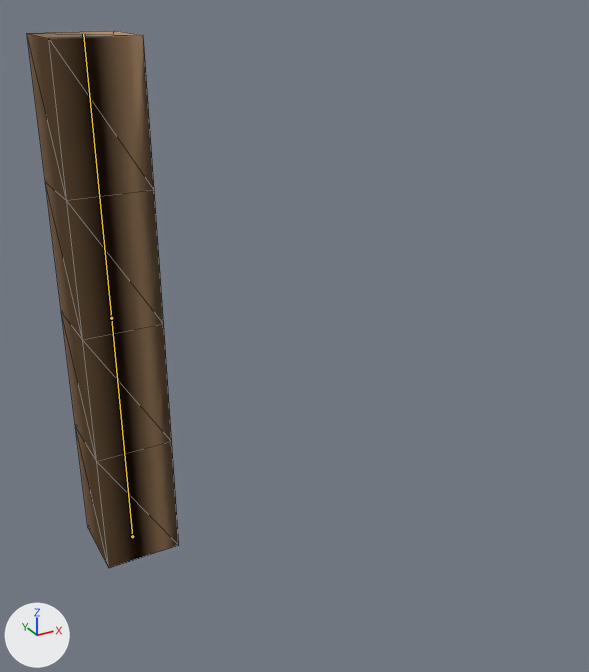
An edit to the glTF model samples/assets/assets/arm.glb, drawn before and after from the same camera.
Both versions are drawn from a 50 mm lens placed at (-0.76, -2.81, 2.17), pointed at (0.51, -0.5, 1.01). Lighting does not change. The marker at lower left points along +X, +Y and +Z. The older version comes first. The bones that bend it are drawn over the model as lines. Mesh edges are drawn as thin lines.

In view in the first picture: 'arm.001'.
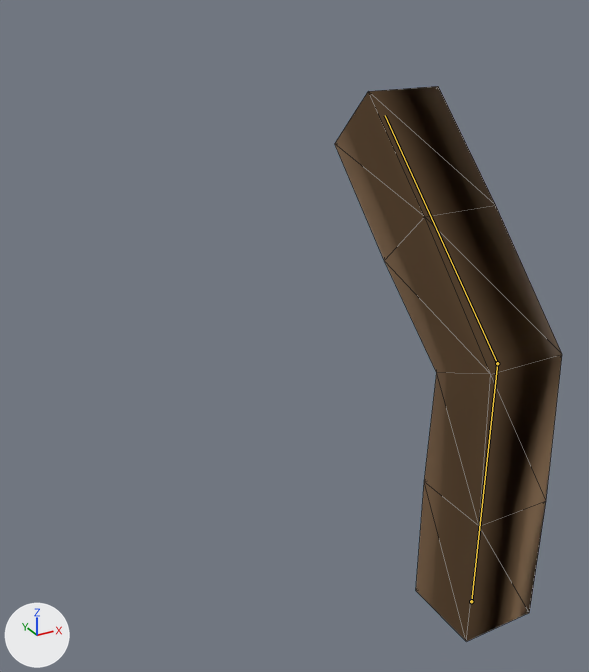
The newer file adds an action. The first version stands in its rest pose; the second is drawn at frame 24 of the action 'turn'.

What differs and where, as boxes (x1, y1, x2, y2) in the pictures (589 x 672 px):
```json
{"object": "arm.001", "change": "posed", "before": [27, 31, 179, 568], "after": [335, 86, 562, 641], "on screen": "49% wider"}
{"bone": "root", "before": "(132, 536) to (111, 318)", "after": "(471, 601) to (497, 363)"}
{"bone": "tip", "before": "(111, 318) to (83, 34)", "after": "(497, 363) to (385, 115)"}
```

Scene script edits in JSON lines:
```json
{"block": "bone_root", "where": "bone_root = bpy.data.objects['arm'].pose.bones['root']"}
{"op": "set", "path": "bone_root.location", "old": "(0.0, 0.0, 0.0)", "new": "(1.0, 0.0, 1.0)"}
{"op": "set", "path": "bone_root.rotation_quaternion", "old": "(1.0, 0.0, 0.0, 0.0)", "new": "(0.707, 0.0, 0.707, 0.0)", "note": "degrees (0, 0, 0) -> degrees (0, 90, 0)"}
{"block": "bone_tip", "where": "bone_tip = bpy.data.objects['arm'].pose.bones['tip']  # child of 'root'"}
{"op": "set", "path": "bone_tip.rotation_quaternion", "old": "(1.0, 0.0, 0.0, 0.0)", "new": "(0.924, 0.0, 0.0, -0.383)", "note": "degrees (0, 0, 0) -> degrees (0, 0, -45)"}
```
